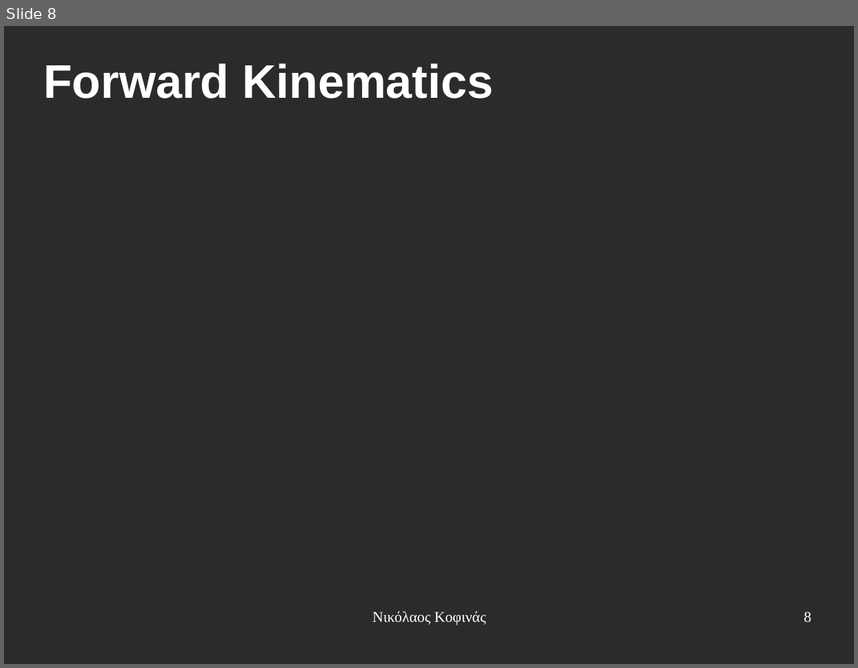
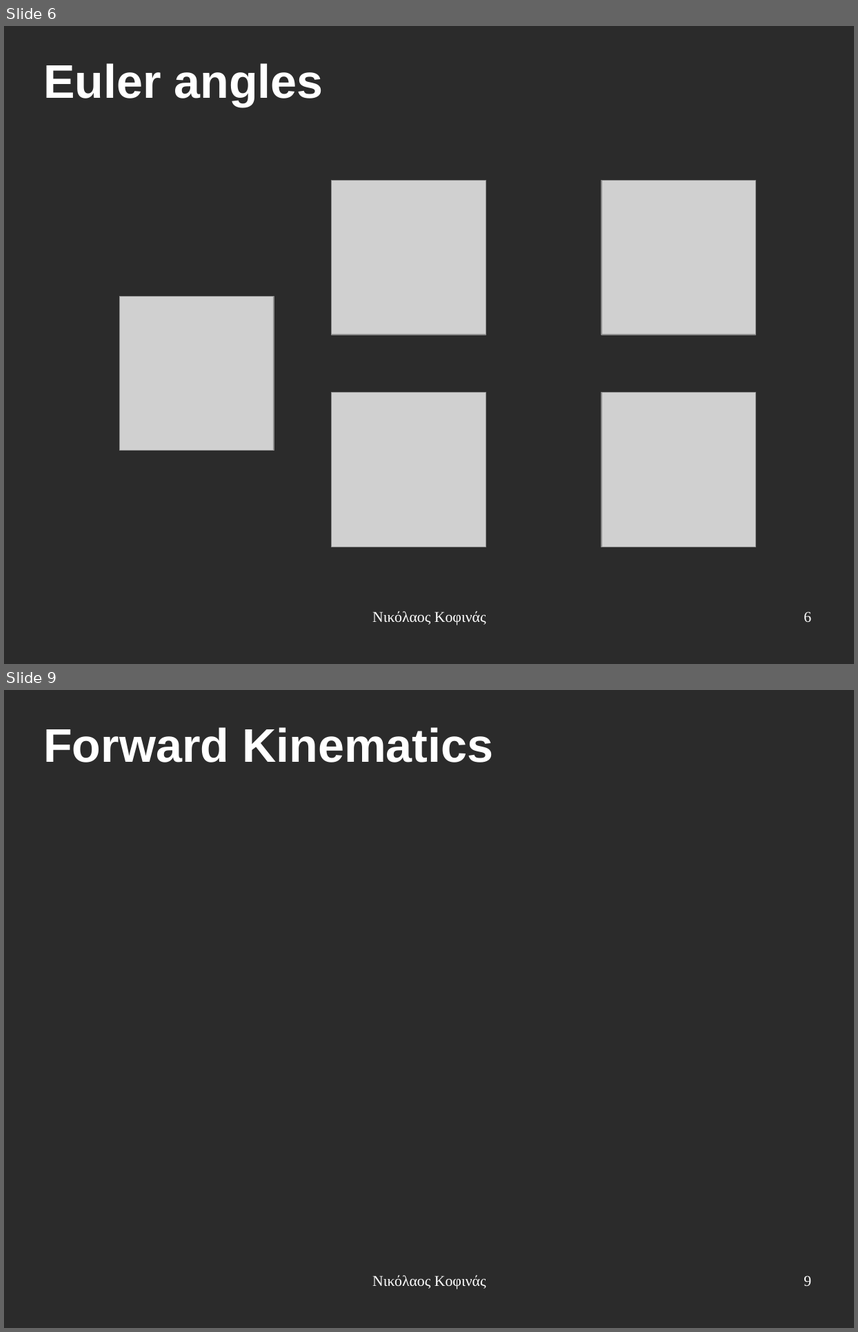
Before and after one commit to eldr4d/MyThesis, a slide deck: presentation.odp. Shown one above the other, each under a label of ours: slide 8 before the commit, slides 6 and 9 after it; the slides between them are not shown. The pictures are 858x668 and 858x1332 pixels, drawn with LibreOffice and Linux fonts; fonts in the diff are those of the drawing; grey boxes stand for pictures; background and template pictures are left out; a plain dark background stands for a picture behind light text. Boxes give left, top, right and bottom in pixels: in the first picture for what was removed or moved away, otherwise in the second. Text is boxed around its words. In the diff, an @@ line names an element or a change of style, - is before the commit and + after.

```diff
--- a/presentation.odp
+++ b/presentation.odp
@@ slide 6 added at (4, 26, 854, 664), background picture (left out) @@
@@ title added at (43, 63, 323, 107), 44 pt, text #FFFFFF, bold @@
+Euler angles
@@ picture added at (332, 181, 486, 334) @@
@@ picture added at (602, 181, 756, 334) @@
@@ picture added at (120, 296, 274, 450) @@
@@ picture added at (332, 392, 486, 547) @@
@@ picture added at (602, 392, 756, 547) @@
@@ text added at (372, 610, 486, 625), 14 pt, text #FFFFFF @@
+Νικόλαος Κοφινάς
@@ page number added at (804, 611, 811, 621), 14 pt, text #FFFFFF @@
+6
@@ what was slide 8 is now slide 9 @@
@@ page number at (804, 1275, 811, 1286): text changed @@
-8
+9
```
Also in this commit, not shown: 8 slides changed, 3 other slides added.
